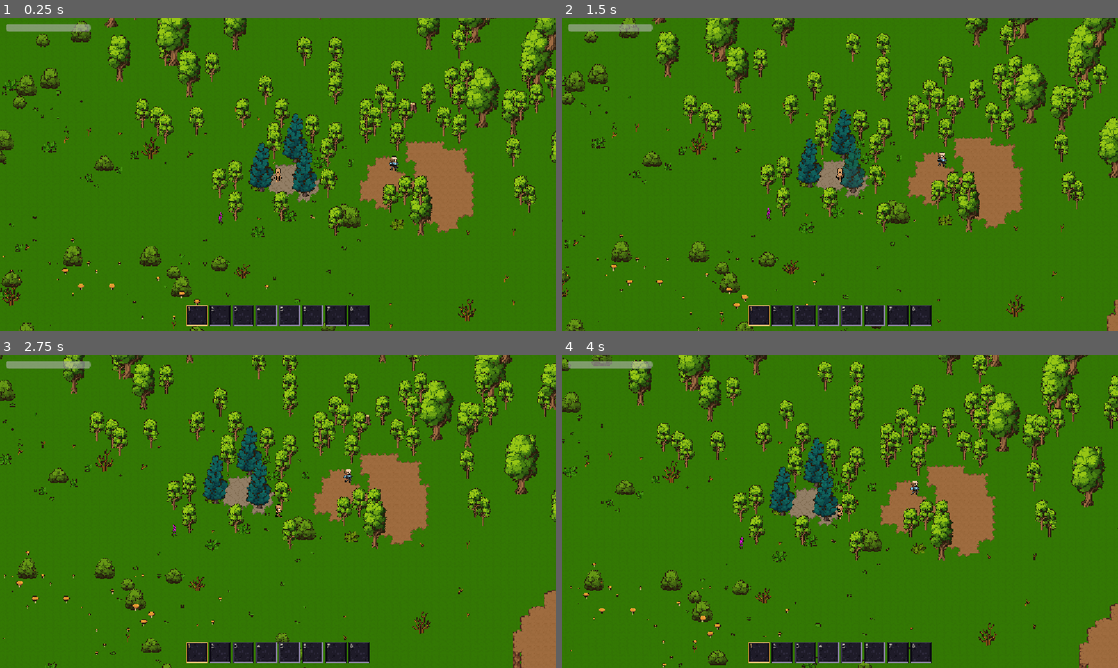
Above: before the commit, frames 1-4 (two rows, left to right).
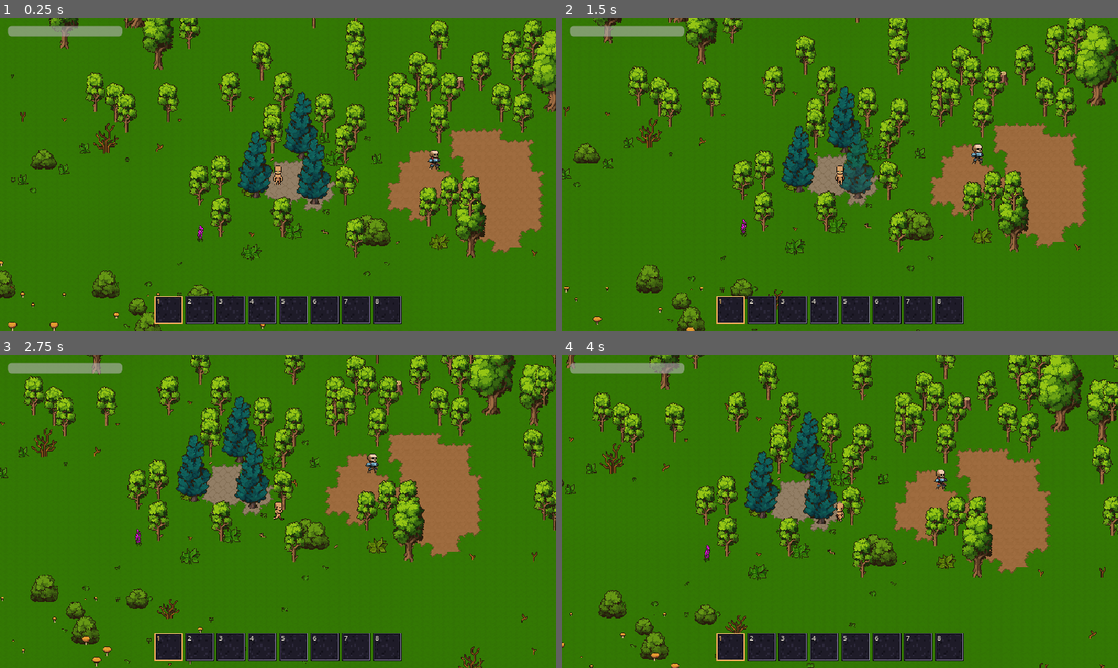
Above: after the commit, the same moments.

Repository: cwshields/pixel-rpg
Game: Godot game, scene res://scenes/main.tscn
Two runs of this game, one before a commit and one after it. Both use one fixed random seed, a clock stepped at 60 frames per second and the inputs below.
Inputs (mouse positions are in pixels of both pictures, inside the frame that each line leads up to):
- Up to frame 1 (0.25 s): no input
- Up to frame 2 (1.5 s): tap Enter at 0.5 s; move the mouse to (962, 158) at 0.52 s; hold D (move_right) 0.53-1.28 s; click (962, 158) at 0.6 s; move the mouse to (728, 190) at 1.27 s; hold S (move_down) from 1.28 s (still down); tap E (interact) at 1.35 s
- Up to frame 3 (2.75 s): move the mouse to (333, 442) at 2.02 s; release S (move_down) at 2.03 s; hold D (move_right) from 2.03 s (still down); hold Shift (sprint) from 2.03 s (still down)
- Up to frame 4 (4 s): move the mouse to (812, 574) at 2.77 s; release D (move_right) at 2.78 s; release Shift (sprint) at 2.78 s; hold W (move_up) 2.78-3.53 s; tap 1 at 2.85 s; click (812, 574) at 2.92 s; move the mouse to (1006, 558) at 3.52 s; hold A (move_left) from 3.53 s (still down); tap 9 at 3.6 s

The runs differ from the first frame. In frame 1, 33% of the frame differs, in the area x 0-100%, y 0-100%; in frame 2, 33%; in frame 3, 32%; in frame 4, 33%.

Commit message:
chore: set base viewport resolution to 854x480
Claude-Session: https://claude.ai/code/session_01Xa4mxnoLv4SpJ2DR5YxrVu

Diff:
--- a/project.godot
+++ b/project.godot
@@ -24,6 +24,8 @@
 
 [display]
 
+window/size/viewport_width=854
+window/size/viewport_height=480
 window/stretch/mode="canvas_items"
 window/stretch/aspect="expand"
 
